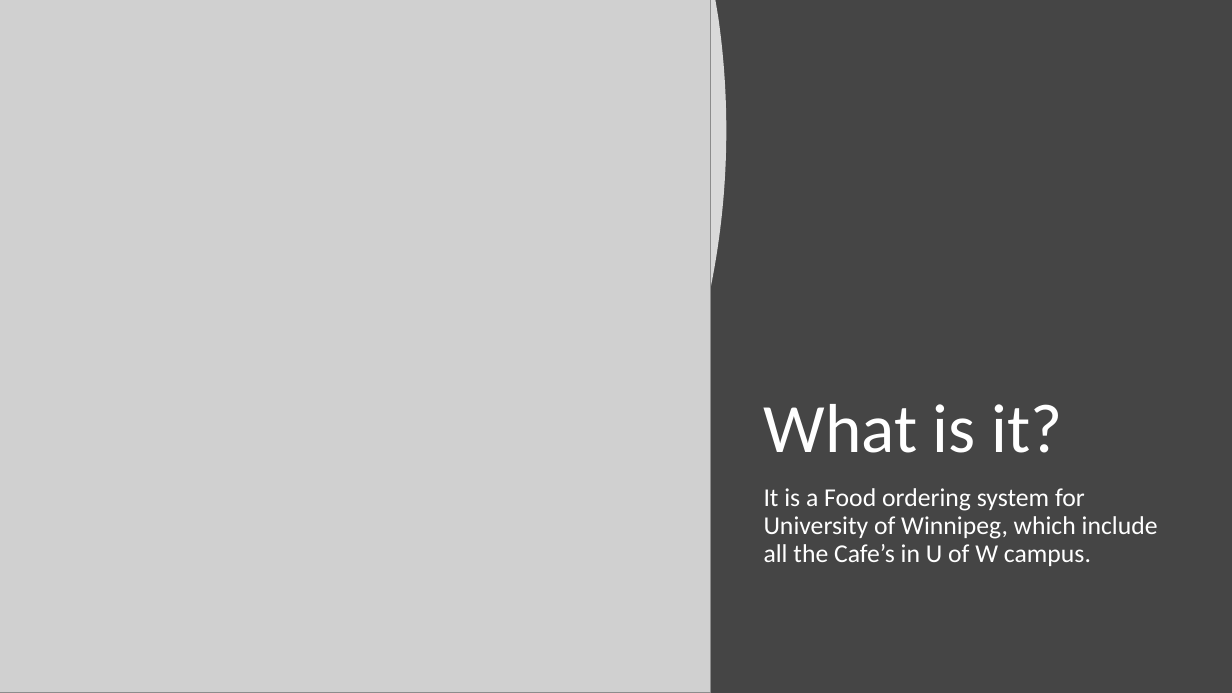
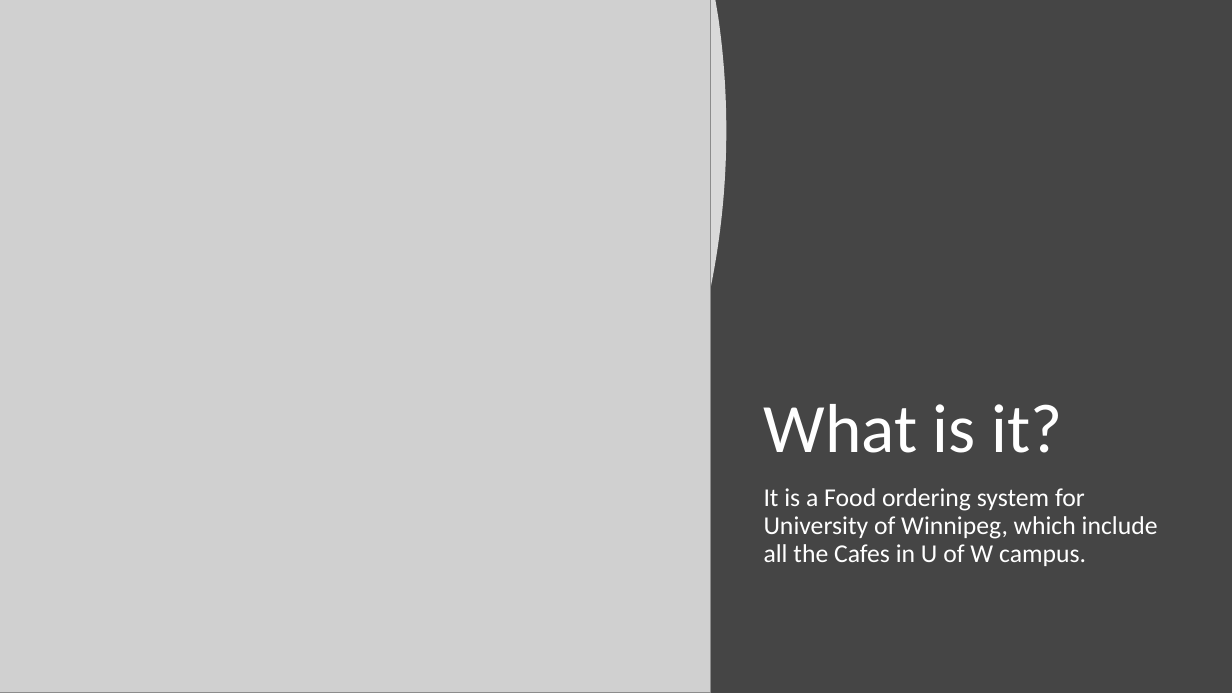
Before and after one commit to sNirajan/CFOS, a slide deck: slide 2 of ACS_3909_ProjectPPT.pptx. Drawn at 1232x693 pixels with LibreOffice and Linux fonts; fonts in the diff are those of the drawing; grey boxes stand for pictures. Boxes give left, top, right and bottom in pixels: in the first picture for what was removed or moved away, otherwise in the second. Text is boxed around its words. In the diff, an @@ line names an element or a change of style, - is before the commit and + after.

```diff
--- a/ACS_3909_ProjectPPT.pptx
+++ b/ACS_3909_ProjectPPT.pptx
@@ text at (764, 488, 1158, 566): text changed @@
-It is a Food ordering system for University of Winnipeg, which include all the Cafe’s in U of W campus.
+It is a Food ordering system for University of Winnipeg, which include all the Cafes in U of W campus.
```
Also in this commit, not shown: 5 other slides changed.
